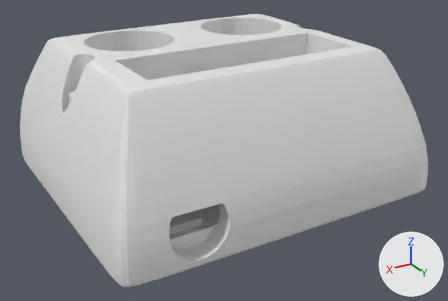
What one commit did to the Blender file vibeam/plastics/vibeam.blend.
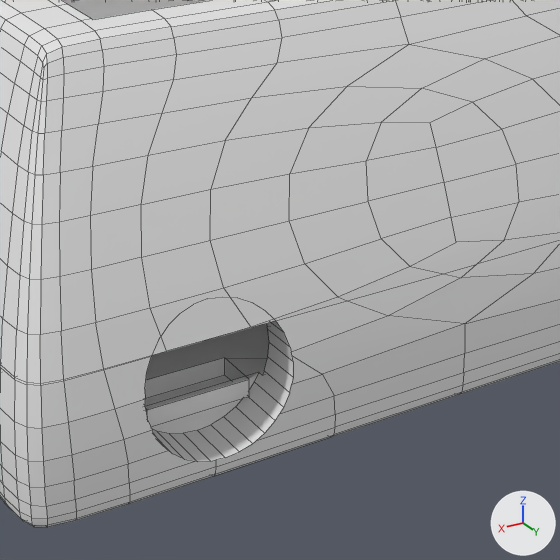
Old and new are each drawn whole from a camera (50 mm lens) standing at (58.4, 156.1, 53.6) and looking at (-0.2, 58.3, 4.7) and again close up on the part from 25% to 76% of the width and 24% to 100% of the height. Lighting does not change. The marker at lower right points along +X, +Y and +Z. The close-ups show mesh edges as thin lines.

Objects in the first close-up: 'Casing Bottom', 'Flipped Casing Top'.
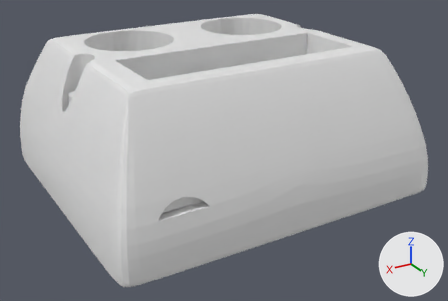
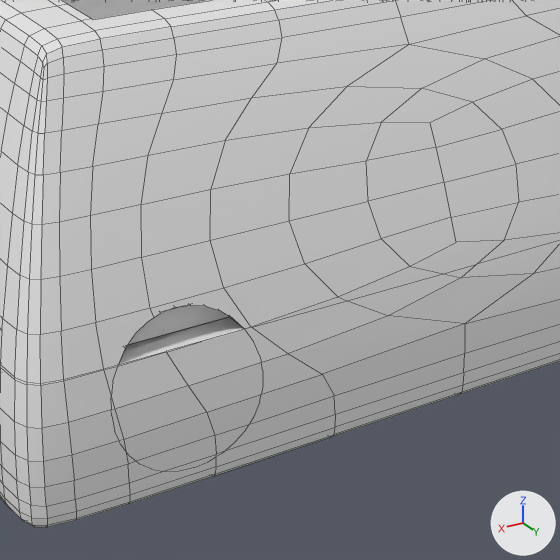
ob_antenna_holes is not drawn itself; it is used by a modifier of ob_casing_top, ob_casing_bottom.
ob_radio is not drawn itself; it is used by a modifier of ob_casing_bottom.
ob_arduino is not drawn itself; it is used by a modifier of ob_casing_bottom.

The edits, one by one:
me_cylinder_008 has 72 vertices, 40 faces and spans x -1.0..1.0, y -1.0..1.0, z -1.12..1.0.
me_cylinder_008 is used by ob_antenna_holes; location (19.0, 104.9, 5.2); rotation (-1.571, 0.0, 0.0), in degrees (-90, 0, 0); scale (5.25, 5.25, 25.0).
me_cylinder_008 part 1: the loose piece of 8 vertices spanning x -0.71..0.71, y -0.7..0.7, z -1.12..-0.98 is scaled about its middle by 1.23.
Object 'Antenna Holes' (ob_antenna_holes) moves from (19.0, 104.9, 5.2) to (21.24, 104.9, 5.2).
Object 'Radio' (ob_radio) moves from (19.0, 104.9, 5.2) to (21.24, 104.9, 5.2).
Object 'Arduino' (ob_arduino) moves from (-26.0, 70.76, 5.69) to (-23.24, 70.76, 5.69).

Changed parts and their boxes [x1, y1, x2, y2] in the close-ups (560 x 560 px; the box of a moved part takes in the faces that stretch with it):
'Flipped Casing Top', reshaped: [0, 0, 560, 383] in both
'Casing Bottom', reshaped: [0, 241, 560, 527] in both
part 1 of me_cylinder_008, moved or reshaped: before [145, 358, 249, 427]; after [128, 305, 229, 345]
